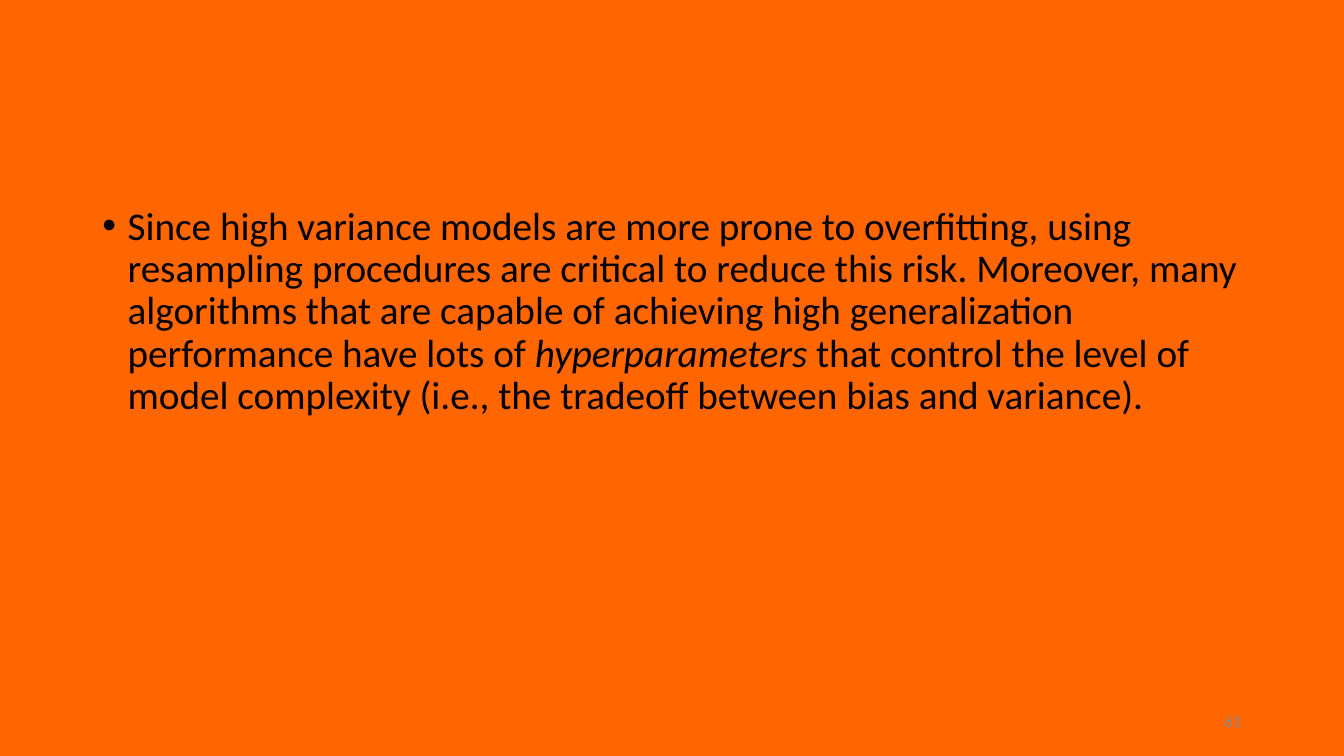
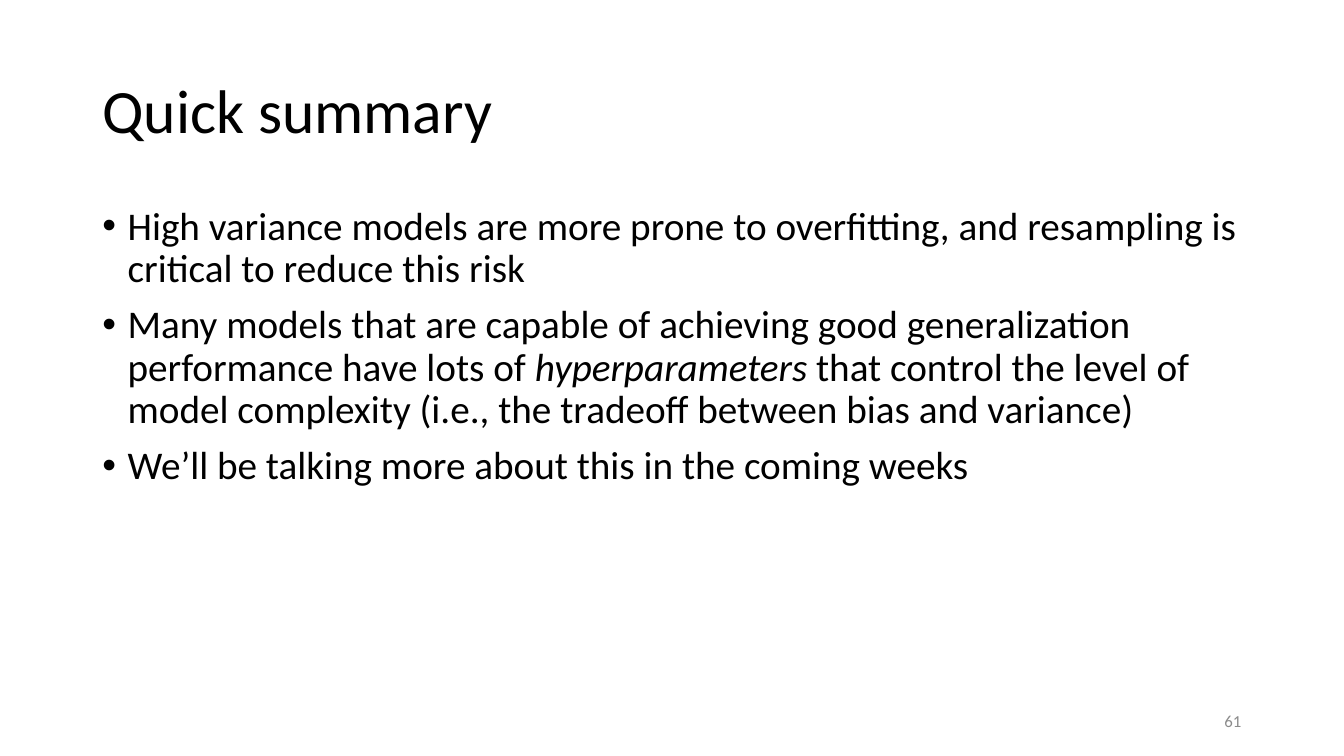
Before and after one commit to karlenaochoa/c4-ml-2020, a slide deck: slide 61 of slides/w2p1-bias-variance-resampling/w2p1.pptx. Drawn at 1344x756 pixels with LibreOffice and Linux fonts; fonts in the diff are those of the drawing. Boxes give left, top, right and bottom in pixels: in the first picture for what was removed or moved away, otherwise in the second. Text is boxed around its words. In the diff, an @@ line names an element or a change of style, - is before the commit and + after.

Commit message:
edit w2p1

```diff
--- a/slides/w2p1-bias-variance-resampling/w2p1.pptx
+++ b/slides/w2p1-bias-variance-resampling/w2p1.pptx
@@ background #FF6600 to #FFFFFF @@
@@ title added at (x1=102, y1=90, x2=492, y2=143), 44 pt, text #000000 @@
+Quick summary
@@ text at (x1=128, y1=212, x2=1236, y2=486): text changed @@
-• Since high variance models are more prone to overfitting, using resampling procedures are critical to reduce this risk. Moreover, many algorithms that are capable of achieving high generalization performance have lots of hyperparameters that control the level of model complexity (i.e., the tradeoff between bias and variance).
+• High variance models are more prone to overfitting, and resampling is critical to reduce this risk
+• Many models that are capable of achieving good generalization performance have lots of hyperparameters that control the level of model complexity (i.e., the tradeoff between bias and variance)
+• We’ll be talking more about this in the coming weeks
```
Also in this commit, not shown: 26 other slides changed, 1 slide added, 3 slides removed.
